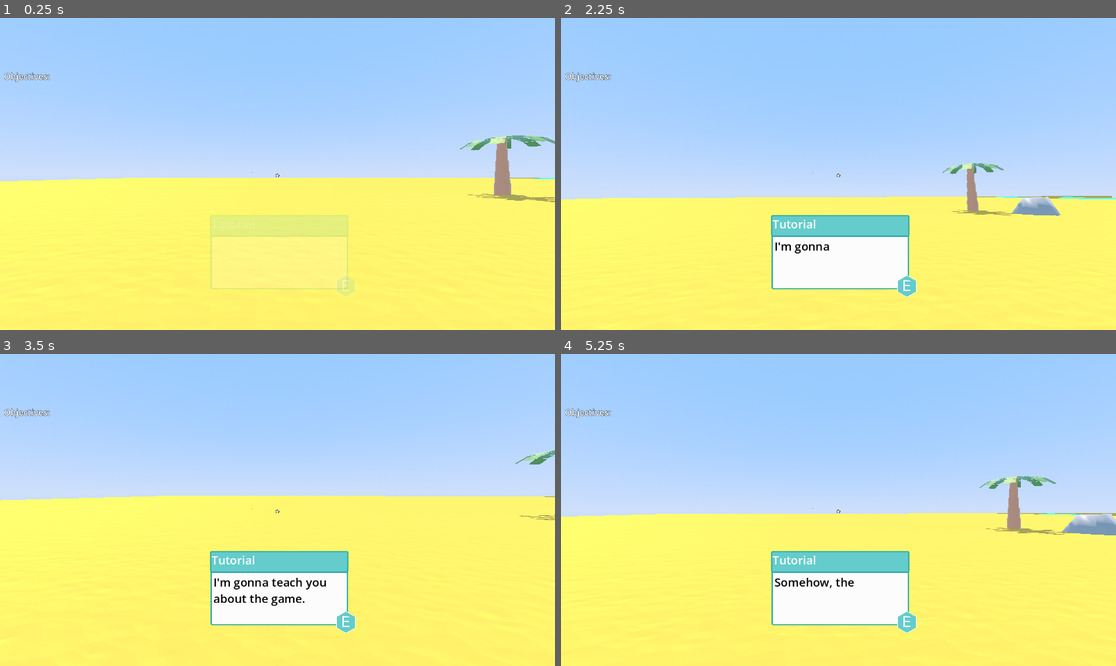
Above: before the commit, frames 1-4 (two rows, left to right).
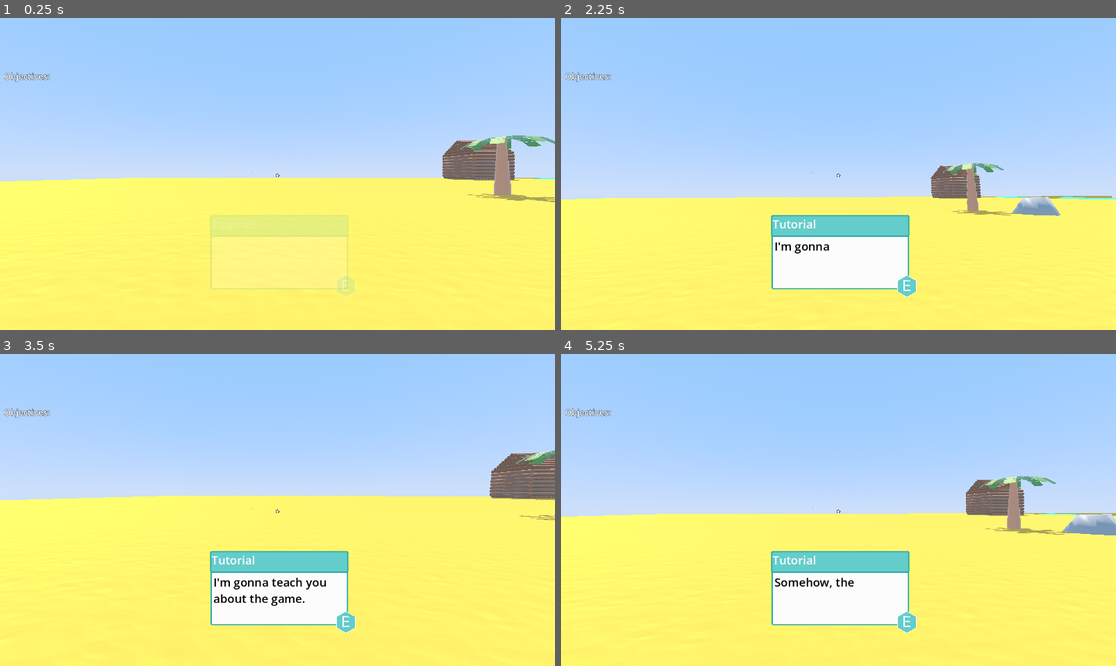
Above: after the commit, the same moments.

Repository: DabPlayZ1/Placeholder
Game: Godot game, scene res://mains.tscn
Two runs of this game, one before a commit and one after it. Both use one fixed random seed, a clock stepped at 60 frames per second and the inputs below.
Inputs (mouse positions are in pixels of both pictures, inside the frame that each line leads up to):
- Up to frame 1 (0.25 s): no input
- Up to frame 2 (2.25 s): move the mouse to (866, 174) at 0.52 s; hold W (Forward) from 0.53 s (still down); tap E (Interact) at 0.6, 2.1 s; tap Space (Jump) at 0.77, 1.52 s; move the mouse to (810, 174) at 1.27 s; tap Shift (Sprint) at 1.35 s; tap Enter at 2 s; move the mouse to (849, 167) at 2.02 s
- Up to frame 3 (3.5 s): keep holding W (Forward); move the mouse to (271, 516) at 2.77 s; tap Shift (Sprint) at 2.85 s; tap Space (Jump) at 3.02 s
- Up to frame 4 (5.25 s): keep holding W (Forward); tap Space (Jump) at 3.5, 3.77, 4.52 s; move the mouse to (877, 513) at 3.52 s; tap E (Interact) at 3.6, 5.1 s; move the mouse to (794, 506) at 4.27 s; tap Shift (Sprint) at 4.35 s; tap Enter at 5 s; move the mouse to (844, 510) at 5.02 s

The runs differ from the first frame. In frame 1, 1.2% of the frame differs, in the area x 79-94%, y 39-53%; in frame 2, 0.6%; in frame 3, 1.5%, in the area x 88-100%, y 31-47%; in frame 4, 0.8%.

Commit message:
Added Cabin

Diff:
--- a/mains.tscn
+++ b/mains.tscn
@@ -13,6 +13,7 @@
 [ext_resource type="Texture2D" uid="uid://beh64vhwxdapa" path="res://sprinting.png" id="11_cfh6e"]
 [ext_resource type="Script" uid="uid://c2gv6f6ajhxc7" path="res://palm_tree.gd" id="11_wtmx0"]
 [ext_resource type="PackedScene" uid="uid://cvkv7ursrd7eg" path="res://coconut.tscn" id="13_2ofmp"]
+[ext_resource type="PackedScene" uid="uid://b5wbeu8spjhp2" path="res://cabin.glb" id="14_pkgfc"]
 [ext_resource type="Texture2D" uid="uid://ctwxtnx2cpomk" path="res://star.png" id="14_vcjbc"]
 
 [sub_resource type="ProceduralSkyMaterial" id="ProceduralSkyMaterial_7xr7w"]
@@ -189,6 +190,9 @@
 theme_override_font_sizes/normal_font_size = 18
 fit_content = true
 
+[node name="cabin" parent="." unique_id=912480962 instance=ExtResource("14_pkgfc")]
+transform = Transform3D(-0.2999145, 0, 0.0071621505, 0, 0.3, 0, -0.0071621505, 0, -0.2999145, 33.538788, 0.7464385, -38.39947)
+
 [node name="COCONUTFOLDER" type="Node3D" parent="." unique_id=1637966604]
 unique_name_in_owner = true
 
